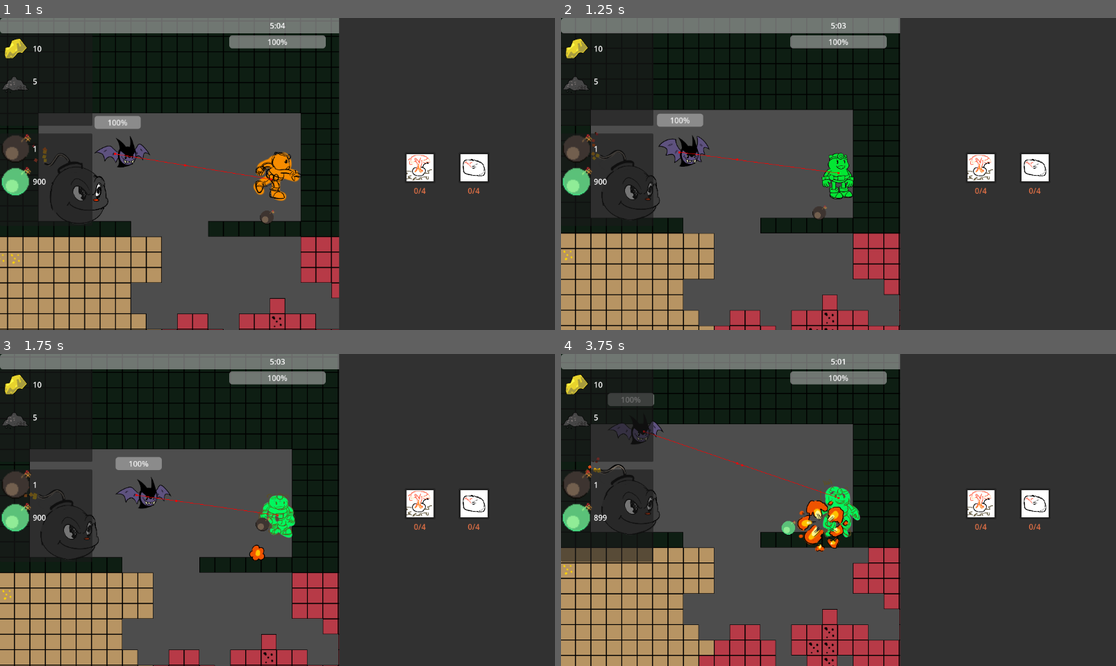
Above: before the commit, frames 1-4 (two rows, left to right).
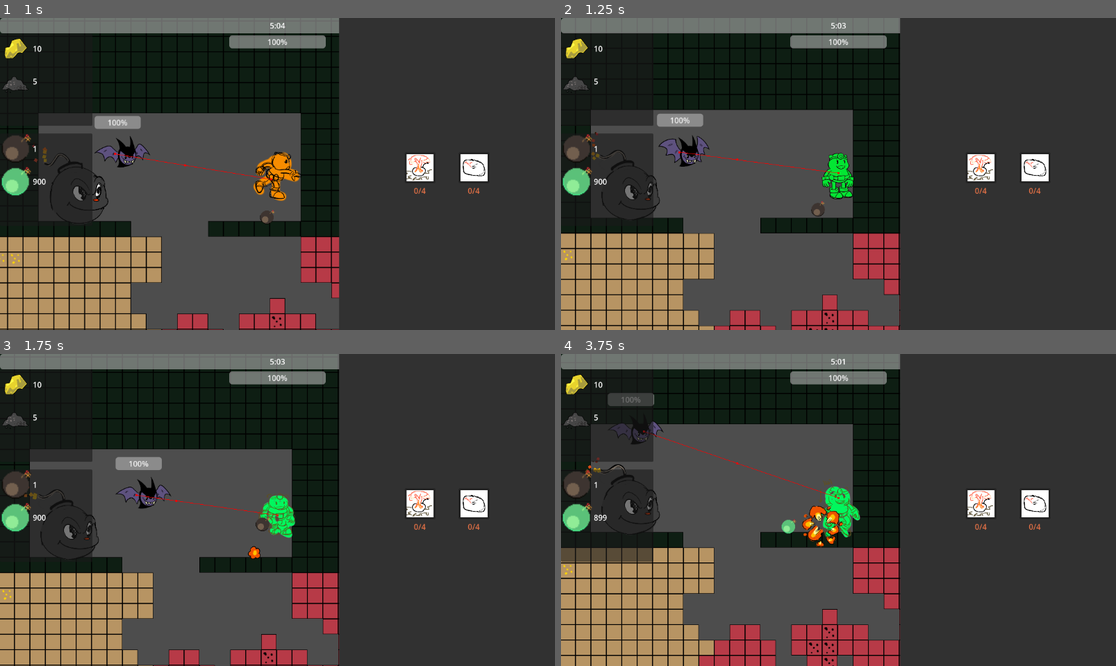
Above: after the commit, the same moments.

Repository: DevFTB/LD57
Game: Godot game, scene res://game.tscn
Two runs of this game, one before a commit and one after it. Both use one fixed random seed, a clock stepped at 60 frames per second and the inputs below. Sound files missing from this copy of the repository are replaced by a short silence.
Inputs (mouse positions are in pixels of both pictures, inside the frame that each line leads up to):
- Up to frame 1 (1 s): move the mouse to (399, 158) at 0.52 s; hold D (move_right) from 0.53 s (still down); click (399, 158) at 0.6 s; tap W (jump) at 0.77 s
- Up to frame 2 (1.25 s): keep holding D (move_right)
- Up to frame 3 (1.75 s): keep holding D (move_right); move the mouse to (166, 525) at 1.27 s; tap E (interact) at 1.35 s; tap W (jump) at 1.52 s; click (166, 525) at 1.55 s
- Up to frame 4 (3.75 s): move the mouse to (894, 441) at 2.02 s; release D (move_right) at 2.03 s; hold A (move_left) 2.03-2.78 s; hold 1 (select_bomb_1) 2.03-2.78 s; click (894, 441) at 2.3 s; move the mouse to (810, 572) at 2.77 s; hold D (move_right) from 2.78 s (still down); tap 2 (select_bomb_2) at 2.85 s; tap W (jump) at 3.02 s; click (810, 572) at 3.05 s; move the mouse to (1005, 556) at 3.52 s; tap 3 (select_bomb_3) at 3.6 s

Frame 1 is identical in both runs. In frame 2, less than 0.1% of the frame differs, in the area x 45-48%, y 58-65%; in frame 3, less than 0.1%; in frame 4, 1.0%, in the area x 32-56%, y 35-68%.

Commit message:
bomb fixes

Diff:
--- a/entities/throwables/bomb/bomb_basic.tres
+++ b/entities/throwables/bomb/bomb_basic.tres
@@ -12,6 +12,6 @@
 hardness = 3.0
 is_perishable = false
 is_sticky = false
-explosion_radius = 4
+explosion_radius = 3
 entity_damage = 50
 metadata/_custom_type_script = "uid://dgalf5pstb0iw"
--- a/entities/throwables/bomb/throwable_bomb_entity.tscn
+++ b/entities/throwables/bomb/throwable_bomb_entity.tscn
@@ -1,8 +1,11 @@
-[gd_scene load_steps=8 format=3 uid="uid://do0g7votir2b4"]
+[gd_scene load_steps=9 format=3 uid="uid://do0g7votir2b4"]
 
 [ext_resource type="Script" uid="uid://cn3mhruacmrcu" path="res://entities/throwables/bomb/throwable_bomb_entity.gd" id="1_vey3e"]
 [ext_resource type="Texture2D" uid="uid://c0nbm2a4tsd3w" path="res://entities/throwables/bomb/throwable_bomb.png" id="2_vdrfm"]
 [ext_resource type="PackedScene" uid="uid://duvgimajjq5gf" path="res://entities/common/hitbox_component.tscn" id="3_vdrfm"]
+
+[sub_resource type="PhysicsMaterial" id="PhysicsMaterial_vdrfm"]
+bounce = 0.5
 
 [sub_resource type="CircleShape2D" id="CircleShape2D_j5wjh"]
 
@@ -58,6 +61,7 @@
 
 [node name="ThrowableBomb" type="RigidBody2D"]
 collision_layer = 16
+physics_material_override = SubResource("PhysicsMaterial_vdrfm")
 contact_monitor = true
 max_contacts_reported = 1
 script = ExtResource("1_vey3e")
